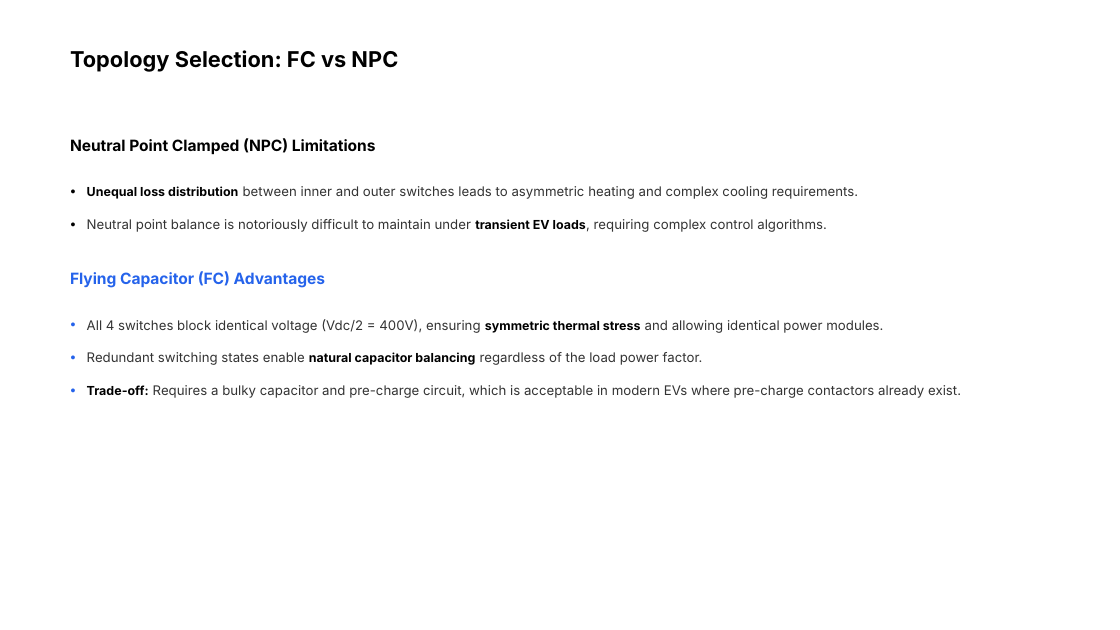
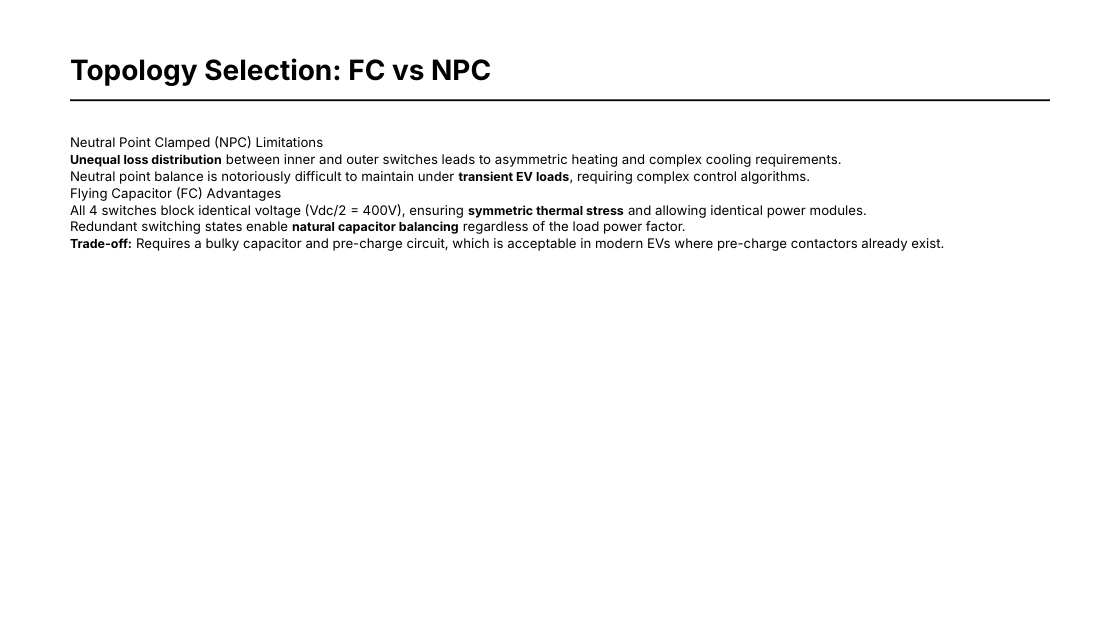
Before and after one commit to HayagreevSMeta/Inverter-Design, a slide deck: slide 5 of FC_Inverter_Presentation.pptx. Drawn at 1120x630 pixels with LibreOffice and Linux fonts; fonts in the diff are those of the drawing; background and template pictures are left out. Boxes give left, top, right and bottom in pixels: in the first picture for what was removed or moved away, otherwise in the second. Text is boxed around its words. In the diff, an @@ line names an element or a change of style, - is before the commit and + after.

Commit message:
Update PPT to latest presentation version with all design reasoning

```diff
--- a/FC_Inverter_Presentation.pptx
+++ b/FC_Inverter_Presentation.pptx
@@ text "Topology Selection: FC vs NPC": place and size @@
-text "Topology Selection: FC vs NPC" at (70,50,398,72)
+text "Topology Selection: FC vs NPC" at (70,58,491,86)
@@ text "Topology Selection: FC vs NPC" at (70,58,491,86): size 14 to 18 pt; line spacing 1.04 to 1 @@
@@ rectangle added at (69,100,1049,102), fill #000000 @@
@@ text "Neutral Point Clamped (NPC) Limitations" at (70,136,324,150): size 10 to 8.5 pt, bold off @@
@@ text "Unequal loss distribution between inner ...": place and size @@
-text "Unequal loss distribution between inner ..." at (87,186,858,199)
+text "Unequal loss distribution between inner ..." at (70,154,841,167)
@@ text "Unequal loss distribution between inner ..." at (70,154,841,167): text colour #333333 to #000000 in "between inner and outer switches leads to ..."; line spacing 1.28 to 1 @@
@@ text "Neutral point balance is notoriously ...": place and size @@
-text "Neutral point balance is notoriously ..." at (87,219,827,232)
+text "Neutral point balance is notoriously ..." at (70,171,811,184)
@@ text "Neutral point balance is notoriously ..." at (70,171,811,184): text colour #333333 to #000000 in "Neutral point balance is notoriously difficult to ..."; line spacing 1.28 to 1 @@
@@ text removed at (69,179,76,202) @@
-•
@@ text "Flying Capacitor (FC) Advantages": place and size @@
-text "Flying Capacitor (FC) Advantages" at (70,271,325,288)
+text "Flying Capacitor (FC) Advantages" at (70,187,282,201)
@@ text "Flying Capacitor (FC) Advantages" at (70,187,282,201): size 10 to 8.5 pt, text colour #2563EB to #000000, bold off @@
@@ text "All 4 switches block identical ...": place and size @@
-text "All 4 switches block identical ..." at (87,319,883,333)
+text "All 4 switches block identical ..." at (70,204,867,218)
@@ text "All 4 switches block identical ..." at (70,204,867,218): text colour #333333 to #000000 in "All 4 switches block identical voltage (Vdc/2 ..."; line spacing 1.28 to 1 @@
@@ text "Redundant switching states enable natural ...": place and size @@
-text "Redundant switching states enable natural ..." at (87,352,703,365)
+text "Redundant switching states enable natural ..." at (70,221,686,234)
@@ text "Redundant switching states enable natural ..." at (70,221,686,234): text colour #333333 to #000000 in "Redundant switching states enable regardless of the ..."; line spacing 1.28 to 1 @@
@@ text "Trade-off: Requires a bulky capacitor ...": place and size @@
-text "Trade-off: Requires a bulky capacitor ..." at (87,385,961,398)
+text "Trade-off: Requires a bulky capacitor ..." at (70,238,944,251)
@@ text "Trade-off: Requires a bulky capacitor ..." at (70,238,944,251): text colour #333333 to #000000; line spacing 1.28 to 1 @@
@@ text removed at (69,212,76,234) @@
-•
@@ text removed at (69,312,76,335) @@
-•
@@ text removed at (69,345,76,367) @@
-•
@@ text removed at (69,379,76,401) @@
-•
```
Also in this commit, not shown: 12 other slides changed.
